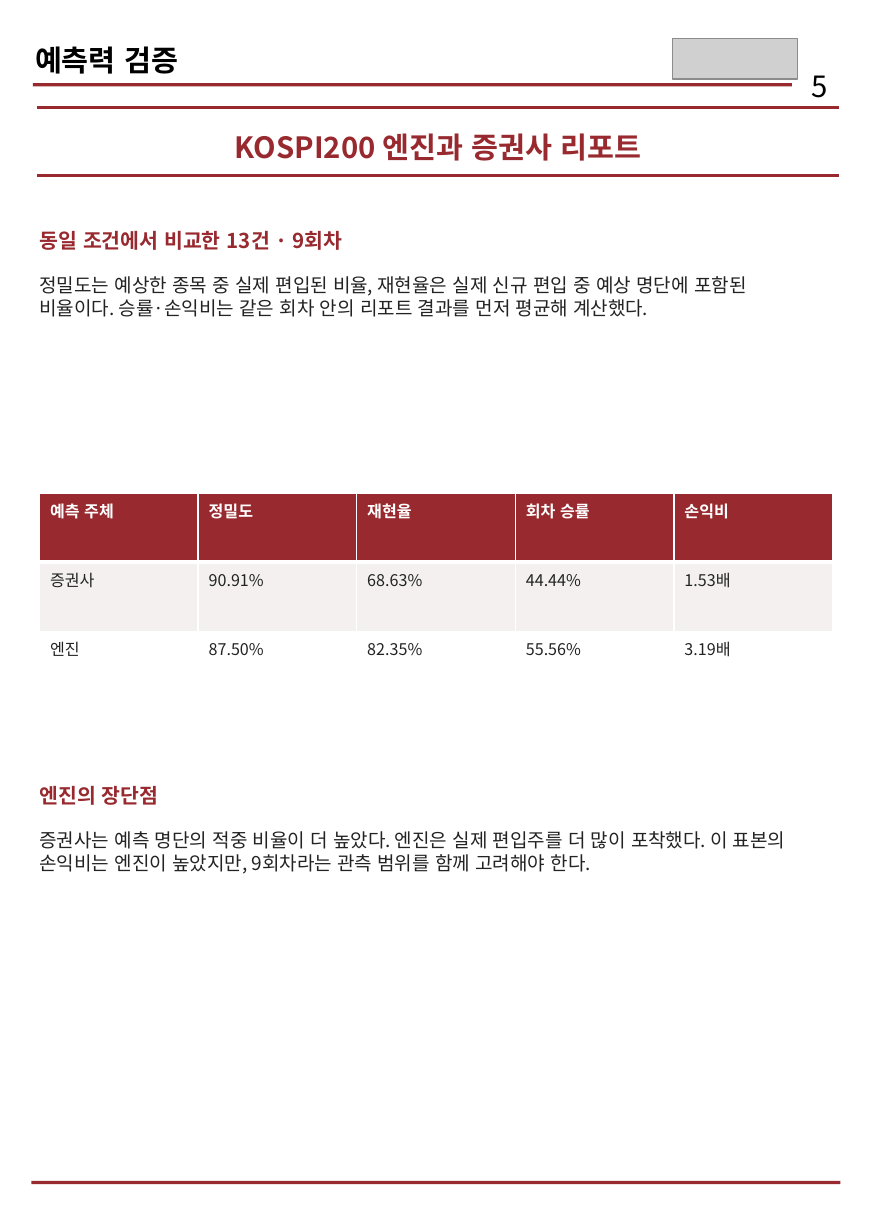
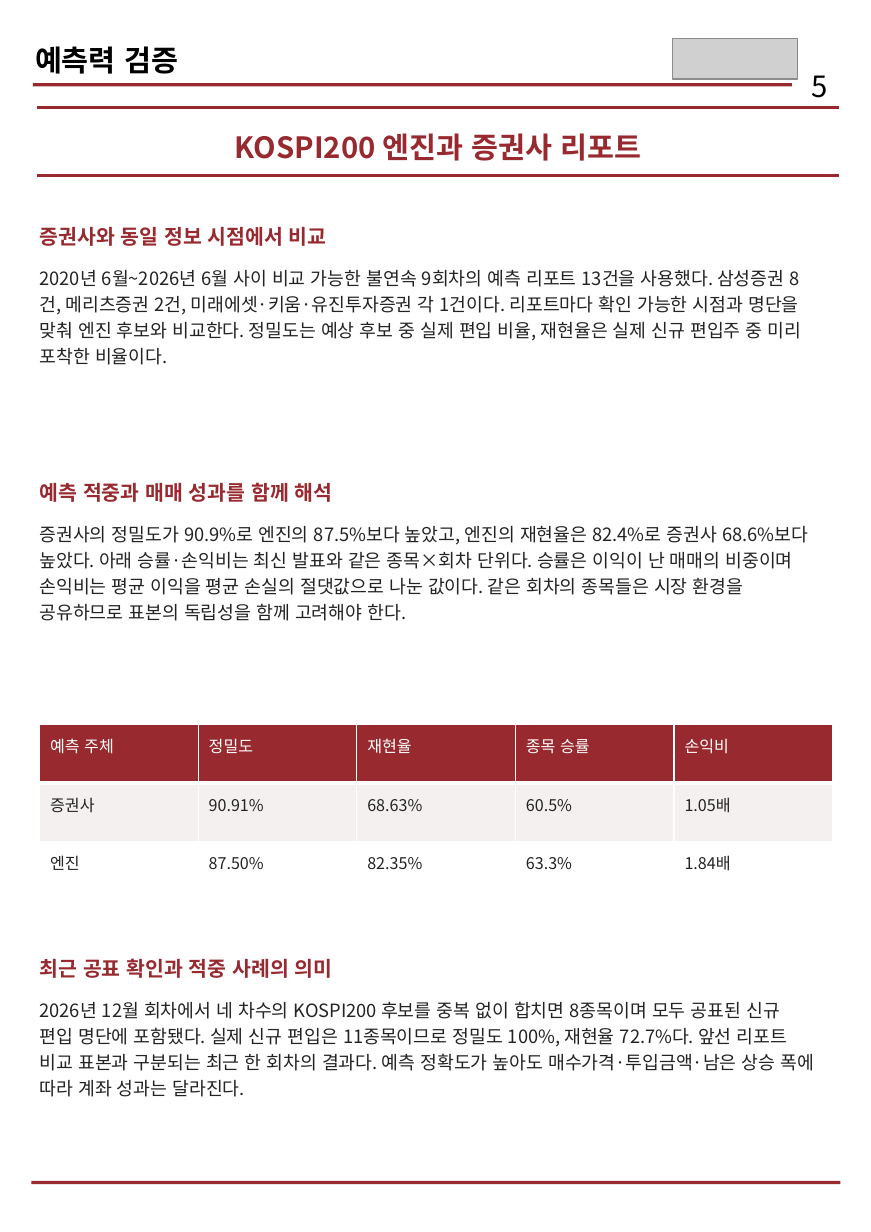
Before and after one commit to hyeonmocho/quantifi-kospi-index-inclusion, a slide deck: slide 5 of 발표/QUANTIFI_지수편입_전략보고서.pptx. Drawn at 871x1232 pixels with LibreOffice and Linux fonts; fonts in the diff are those of the drawing; grey boxes stand for pictures. Boxes give left, top, right and bottom in pixels: in the first picture for what was removed or moved away, otherwise in the second. Text is boxed around its words. In the diff, an @@ line names an element or a change of style, - is before the commit and + after.

Commit message:
최신 제안서 PDF로 교체하고 전략보고서의 설계·검증 설명 보강

```diff
--- a/발표/QUANTIFI_지수편입_전략보고서.pptx
+++ b/발표/QUANTIFI_지수편입_전략보고서.pptx
@@ text at [40, 227, 327, 246]: text changed @@
-동일 조건에서 비교한 13건 · 9회차
+증권사와 동일 정보 시점에서 비교
@@ text at [40, 270, 802, 365]: text changed; size 13 to 12.5 pt @@
-정밀도는 예상한 종목 중 실제 편입된 비율, 재현율은 실제 신규 편입 중 예상 명단에 포함된 비율이다. 승률·손익비는 같은 회차 안의 리포트 결과를 먼저 평균해 계산했다.
+2020년 6월~2026년 6월 사이 비교 가능한 불연속 9회차의 예측 리포트 13건을 사용했다. 삼성증권 8건, 메리츠증권 2건, 미래에셋·키움·유진투자증권 각 1건이다. 리포트마다 확인 가능한 시점과 명단을 맞춰 엔진 후보와 비교한다. 정밀도는 예상 후보 중 실제 편입 비율, 재현율은 실제 신규 편입주 중 미리 포착한 비율이다.
@@ text added at [40, 482, 333, 502], 14 pt, text #98292F, bold @@
+예측 적중과 매매 성과를 함께 해석
@@ text added at [40, 526, 808, 621], 12.5 pt, text #232323 @@
+증권사의 정밀도가 90.9%로 엔진의 87.5%보다 높았고, 엔진의 재현율은 82.4%로 증권사 68.6%보다 높았다. 아래 승률·손익비는 최신 발표와 같은 종목×회차 단위다. 승률은 이익이 난 매매의 비중이며 손익비는 평균 이익을 평균 손실의 절댓값으로 나눈 값이다. 같은 회차의 종목들은 시장 환경을 공유하므로 표본의 독립성을 함께 고려해야 한다.
@@ table at [40, 725, 835, 900] @@
-row 1, column 4: 회차 승률
+row 1, column 4: 종목 승률
-row 2, column 4: 44.44%
+row 2, column 4: 60.5%
-row 2, column 5: 1.53배
+row 2, column 5: 1.05배
-row 3, column 4: 55.56%
+row 3, column 4: 63.3%
-row 3, column 5: 3.19배
+row 3, column 5: 1.84배
@@ bold off in "예측 주체", "정밀도", "재현율", "손익비" @@
@@ line spacing 1 to 1.18 @@
@@ table: place and size @@
-table at [39, 493, 834, 700]
+table at [40, 725, 835, 900]
@@ text removed at [40, 786, 159, 805] @@
-엔진의 장단점
@@ text removed at [40, 831, 785, 874] @@
-증권사는 예측 명단의 적중 비율이 더 높았다. 엔진은 실제 편입주를 더 많이 포착했다. 이 표본의 손익비는 엔진이 높았지만, 9회차라는 관측 범위를 함께 고려해야 한다.
@@ text added at [40, 958, 333, 978], 14 pt, text #98292F, bold @@
+최근 공표 확인과 적중 사례의 의미
@@ text added at [40, 1001, 815, 1097], 12.5 pt, text #232323 @@
+2026년 12월 회차에서 네 차수의 KOSPI200 후보를 중복 없이 합치면 8종목이며 모두 공표된 신규 편입 명단에 포함됐다. 실제 신규 편입은 11종목이므로 정밀도 100%, 재현율 72.7%다. 앞선 리포트 비교 표본과 구분되는 최근 한 회차의 결과다. 예측 정확도가 높아도 매수가격·투입금액·남은 상승 폭에 따라 계좌 성과는 달라진다.
```
Also in this commit, not shown: 4 other slides changed, 5 other files.
